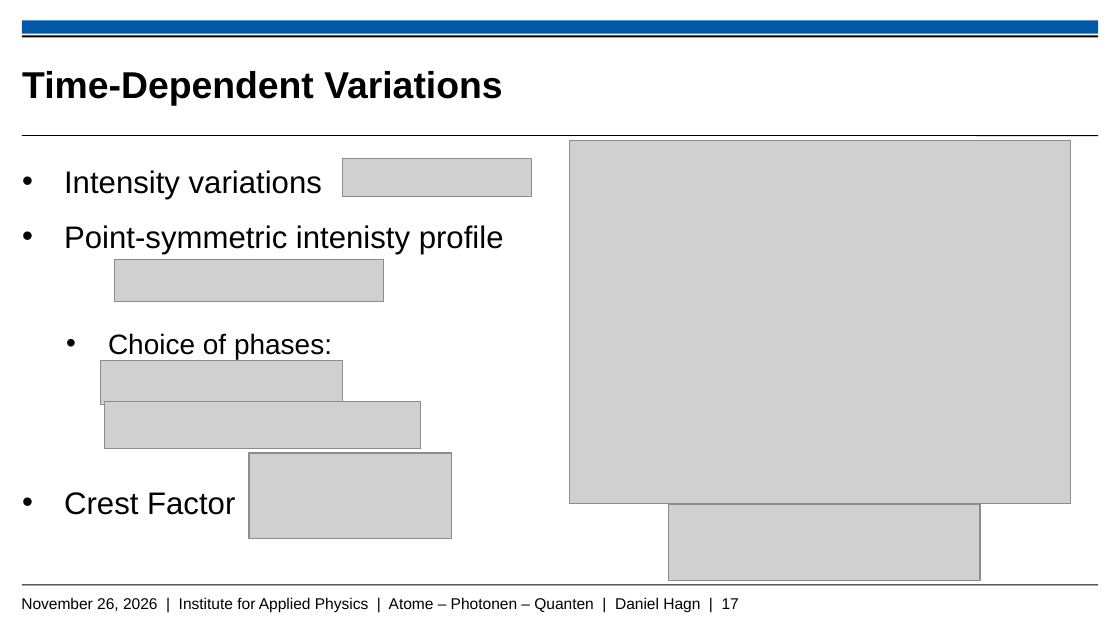
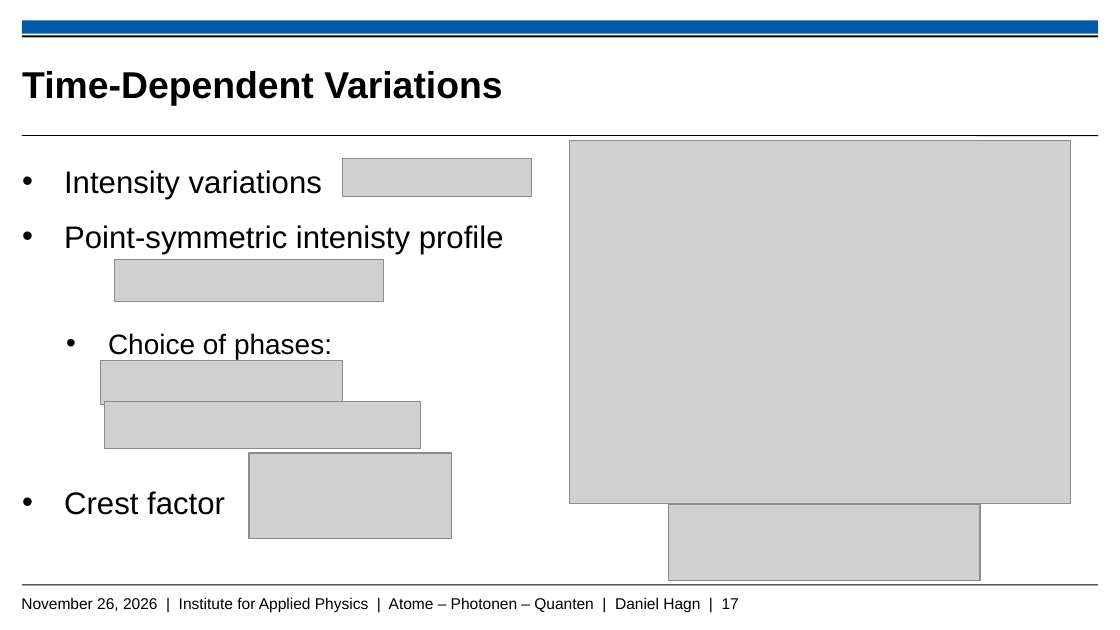
Before and after one commit to Daniel-Hagn-physik/Masterthesis_Backup, a slide deck: slide 17 of Hagn_Daniel_Mastervortrag.pptx. Drawn at 1120x630 pixels with LibreOffice and Linux fonts; fonts in the diff are those of the drawing; grey boxes stand for pictures; background and template pictures are left out. Boxes give left, top, right and bottom in pixels: in the first picture for what was removed or moved away, otherwise in the second. Text is boxed around its words. In the diff, an @@ line names an element or a change of style, - is before the commit and + after.

```diff
--- a/Hagn_Daniel_Mastervortrag.pptx
+++ b/Hagn_Daniel_Mastervortrag.pptx
@@ text at (64,491,225,515): text changed @@
-• Crest Factor
+• Crest factor
```
Also in this commit, not shown: 9 other slides changed.
